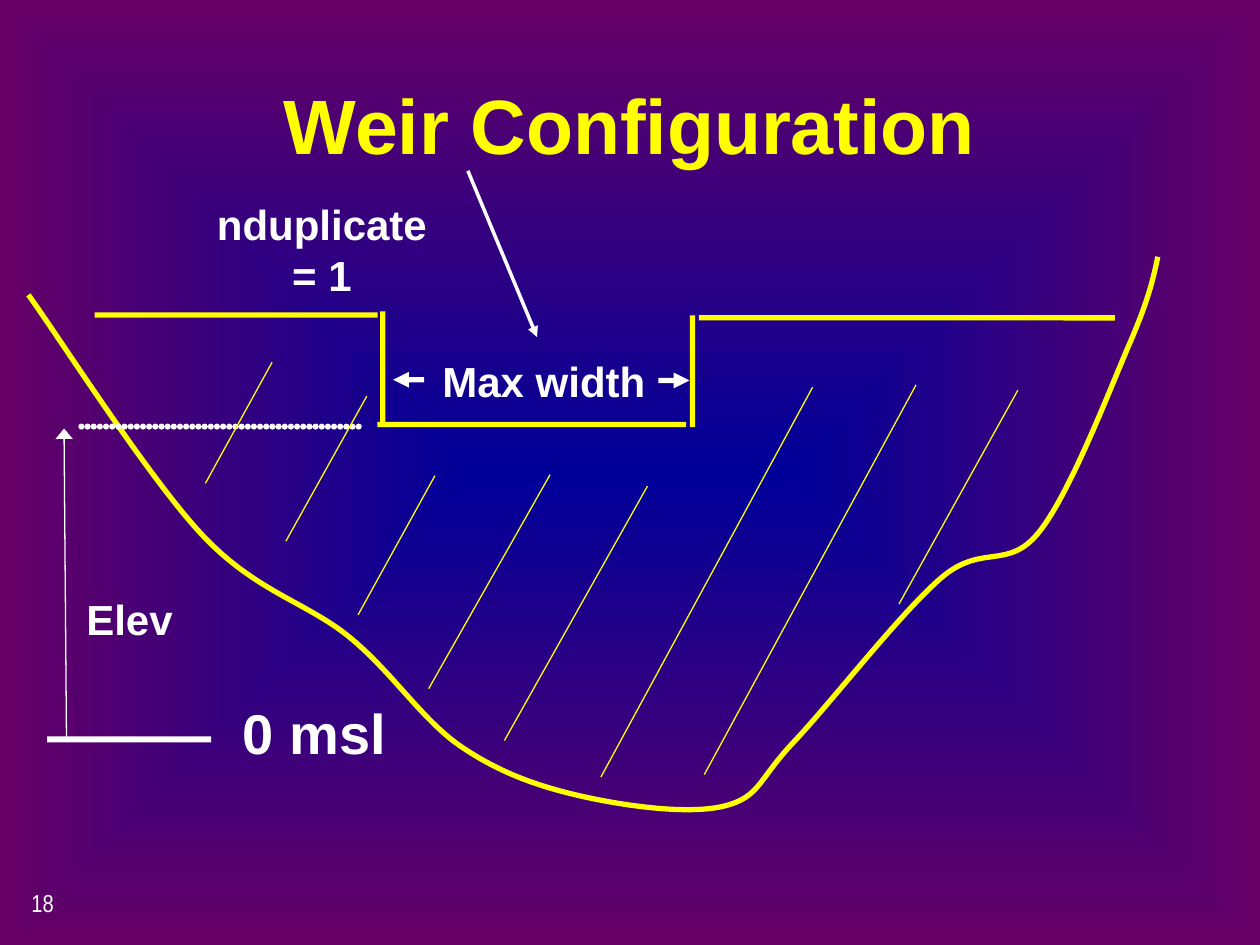
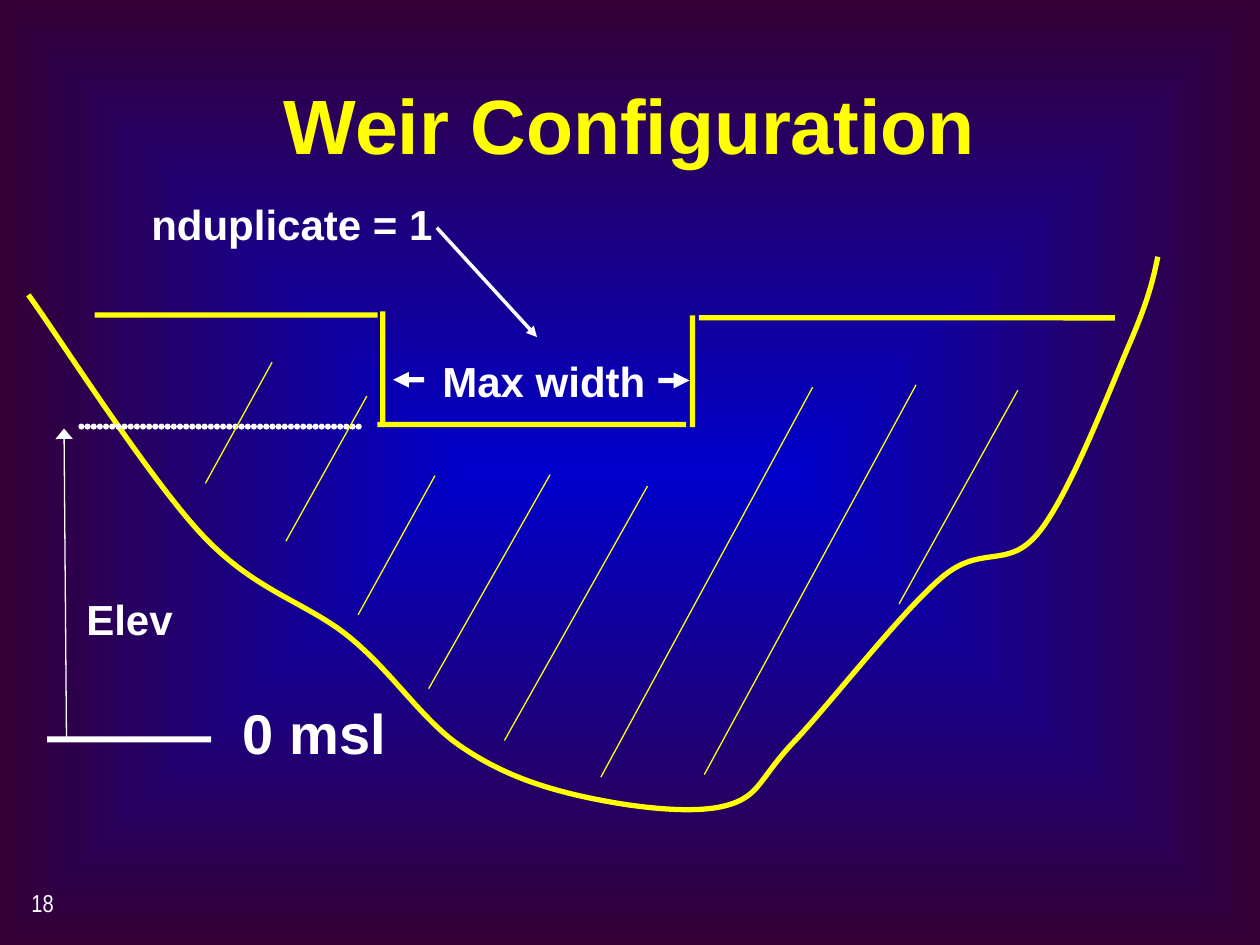
Before and after one commit to CADWRDeltaModeling/dsm2, a slide deck: slide 18 of dsm2/presentations/BT2_Reservoir_Gate_Transfer.ppt. Drawn at 1260x945 pixels with LibreOffice and Linux fonts; fonts in the diff are those of the drawing. Boxes give left, top, right and bottom in pixels: in the first picture for what was removed or moved away, otherwise in the second. Text is boxed around its words. In the diff, an @@ line names an element or a change of style, - is before the commit and + after.

```diff
--- a/dsm2/presentations/BT2_Reservoir_Gate_Transfer.ppt
+++ b/dsm2/presentations/BT2_Reservoir_Gate_Transfer.ppt
@@ background gradient #000099 to #660066 to gradient #0000CC to #360036 @@
@@ text "nduplicate = 1" rewrapped from (x1=217, y1=209, x2=427, y2=291) to (x1=151, y1=209, x2=432, y2=249) @@
@@ arrow moved from (467, 171) - (537, 338) to (437, 228) - (537, 338) @@
```
Also in this commit, not shown: 11 other slides changed, 5 slides added, 3 slides removed.
